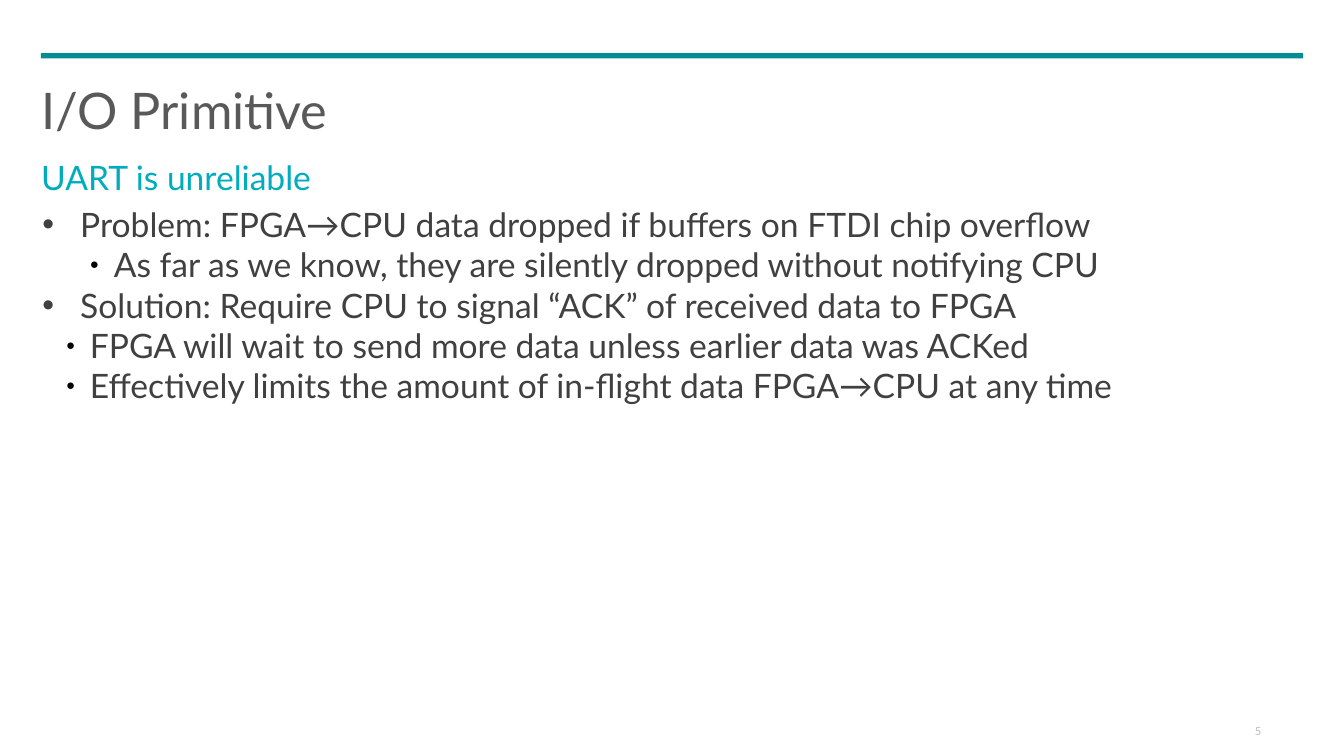
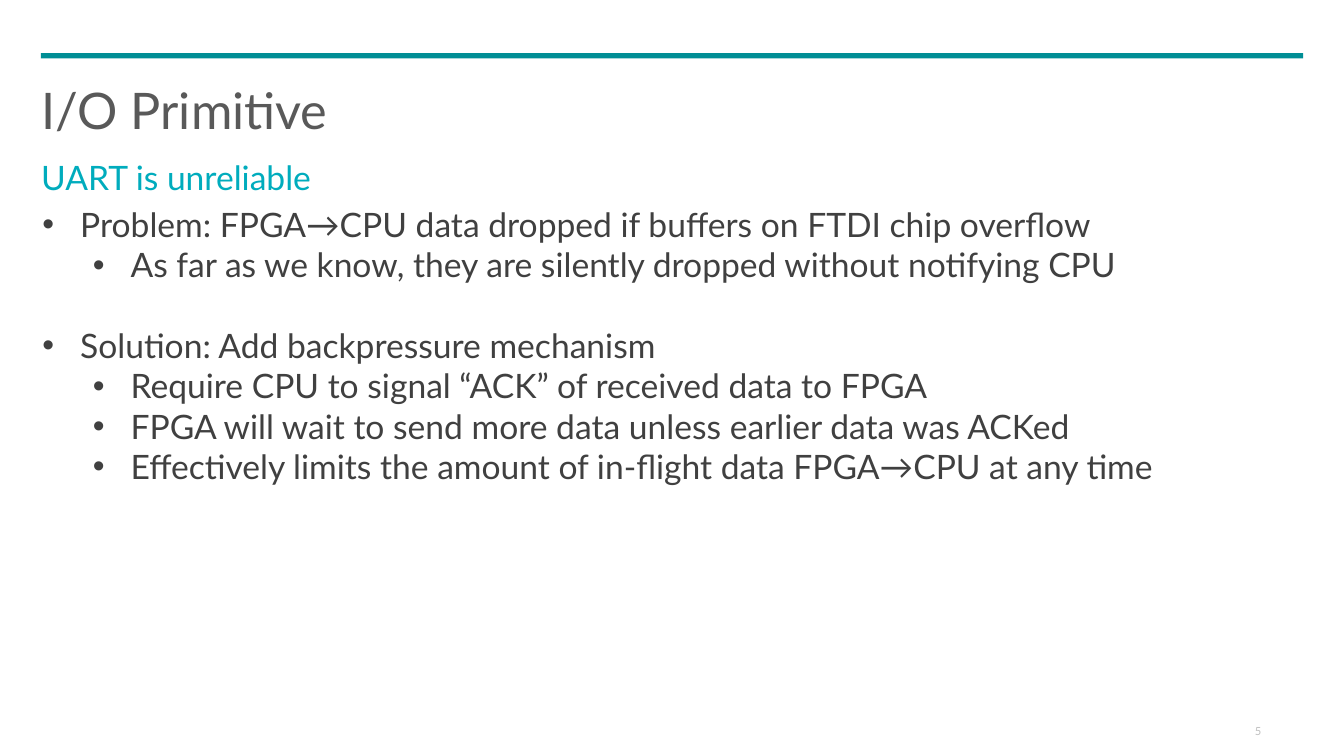
Before and after one commit to bjmnbraun/icestick_fastio, a slide deck: slide 5 of workdir/fastio_midpoint_presentation.pptx. Drawn at 1344x756 pixels with LibreOffice and Linux fonts; fonts in the diff are those of the drawing. Boxes give left, top, right and bottom in pixels: in the first picture for what was removed or moved away, otherwise in the second. Text is boxed around its words. In the diff, an @@ line names an element or a change of style, - is before the commit and + after.

Commit message:
Updated presentation

```diff
--- a/workdir/fastio_midpoint_presentation.pptx
+++ b/workdir/fastio_midpoint_presentation.pptx
@@ text at (131,252,1153,485): bullet ● to •; list level 3 to 2 in "As far as we know, ..." @@
@@ text at (80,333,927,404): text changed @@
-• Solution: Require CPU to signal “ACK” of received data to FPGA
+• Solution: Add backpressure mechanism
+  • Require CPU to signal “ACK” of received data to FPGA
```
Also in this commit, not shown: 4 other slides changed, 3 slides added, 1 slide removed.
